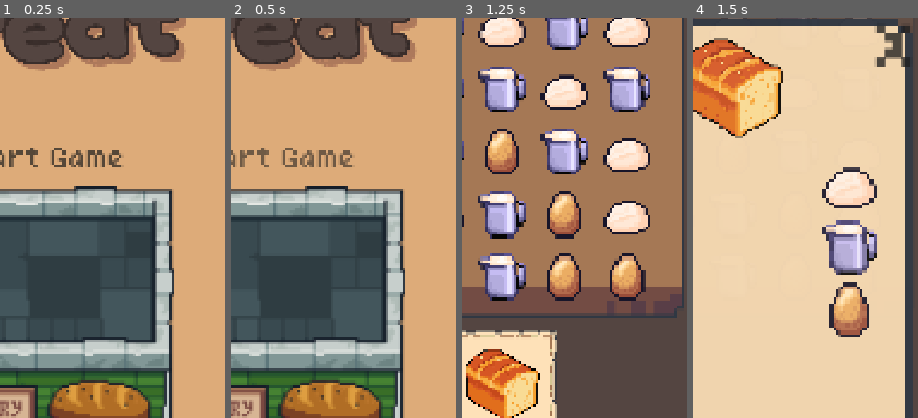
Above: before the commit, frames 1-4 (left to right).
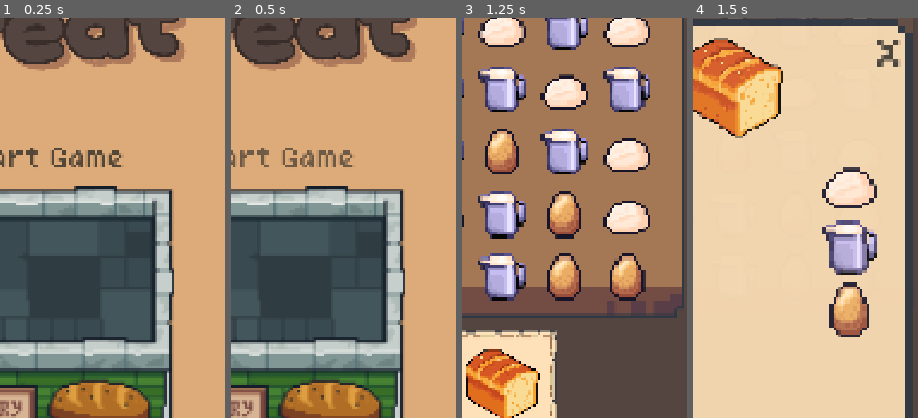
Above: after the commit, the same moments.

Repository: Krisha052/sweet-treat
Game: Godot game, scene res://scenes/main.tscn
Same seed, same stepped clock (60 frames per second), same inputs: the game is played once before the commit and once after it.
Inputs (mouse positions are % of the whole screen's width and height, from its top left):
- Up to frame 1 (0.25 s): no input
- Up to frame 2 (0.5 s): no input
- Up to frame 3 (1.25 s): click (50, 38) at 0.5 s
- Up to frame 4 (1.5 s): click (50, 67) at 1.25 s
The pictures show only the part of the screen within x 41-91%, y 21-71%; the shares and areas given below are measured in that part.

Frames 1-3 are identical in both runs. In frame 4, 0.9% of the frame differs, in the area x 80-97%, y 2-13%.

Commit message:
Resize and reposition recipe frame close button
Shrink CloseButton from ~95x110px to 60x69px (preserving close_button.png's
174:201 aspect ratio) and shift its top-right corner to sit 10px inside the
card's inner beige border — clear of the transparent corner cutout and the
outer dark border edge it was previously overlapping.

Co-Authored-By: Claude Sonnet 4.6 <noreply@anthropic.com>

Diff:
--- a/scenes/ui/recipe_frame.tscn
+++ b/scenes/ui/recipe_frame.tscn
@@ -47,10 +47,10 @@
 theme_override_constants/separation = 20
 
 [node name="CloseButton" type="TextureButton" parent="Root/RecipePage"]
-anchor_left = 0.89
-anchor_top = 0.007
-anchor_right = 1.0
-anchor_bottom = 0.106
+anchor_left = 0.8961
+anchor_top = 0.0412
+anchor_right = 0.9655
+anchor_bottom = 0.1033
 ignore_texture_size = true
 stretch_mode = 5
 texture_normal = ExtResource("3_rf")
